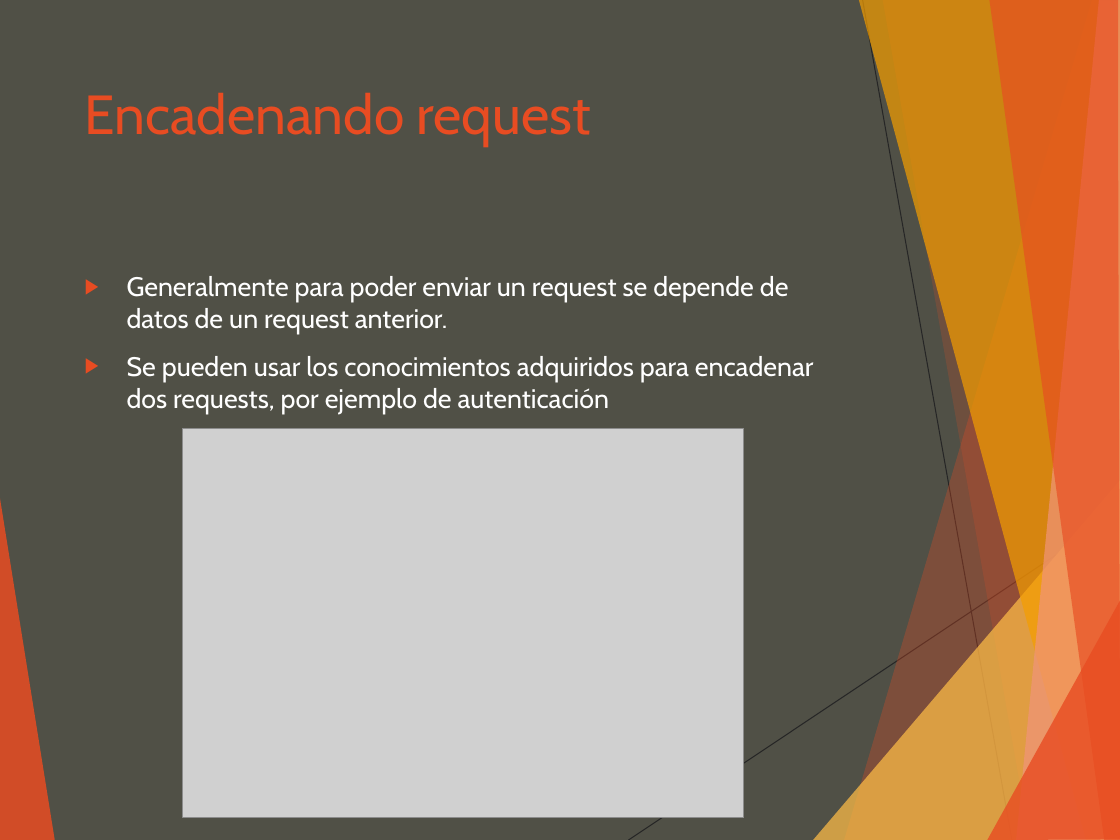
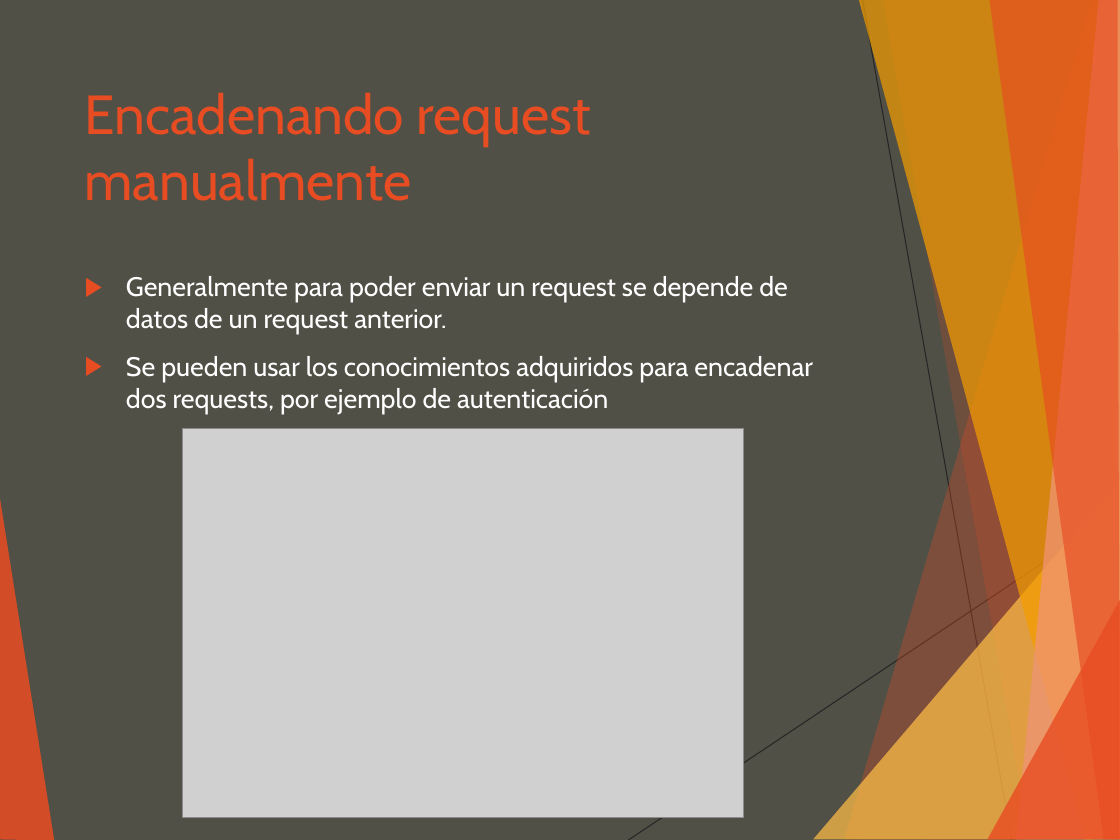
Before and after one commit to luisgepeto/PostmanCourse, a slide deck: slide 24 of Presentacion.ppt. Drawn at 1120x840 pixels with LibreOffice and Linux fonts; fonts in the diff are those of the drawing; grey boxes stand for pictures. Boxes give left, top, right and bottom in pixels: in the first picture for what was removed or moved away, otherwise in the second. Text is boxed around its words. In the diff, an @@ line names an element or a change of style, - is before the commit and + after.

```diff
--- a/Presentacion.ppt
+++ b/Presentacion.ppt
@@ text at [85,92,590,201]: text changed @@
-Encadenando request
+Encadenando request manualmente
@@ outline redrawn in 8 elements at [859,0,1120,839], [1016,0,1120,839], [813,481,1120,840], [845,0,1120,840], [883,0,1120,839], [990,0,1120,839], [0,492,54,840], [988,600,1120,839] @@
```
Also in this commit, not shown: 23 other slides changed, 4 slides added, 3 other files.
